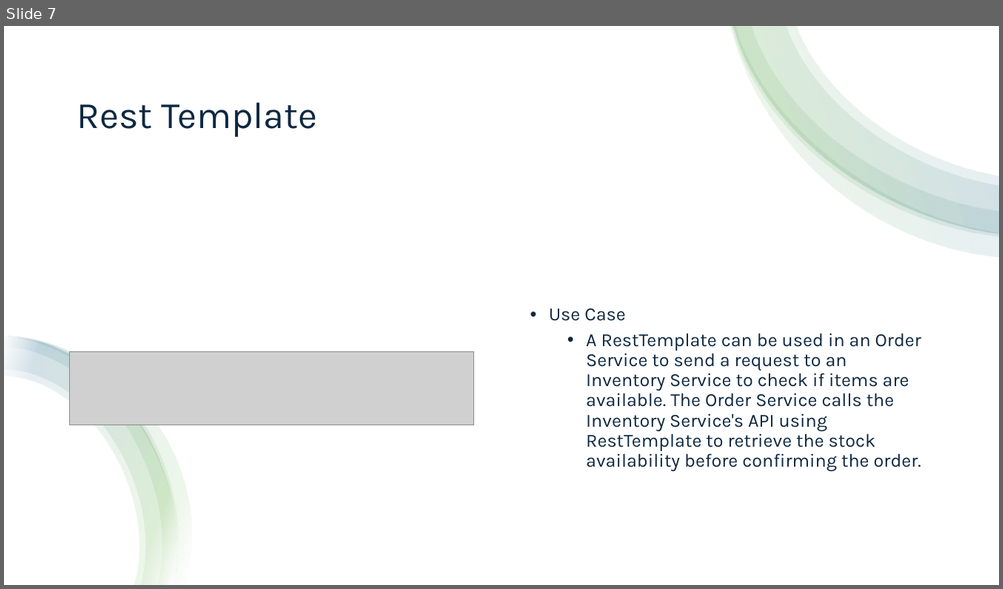
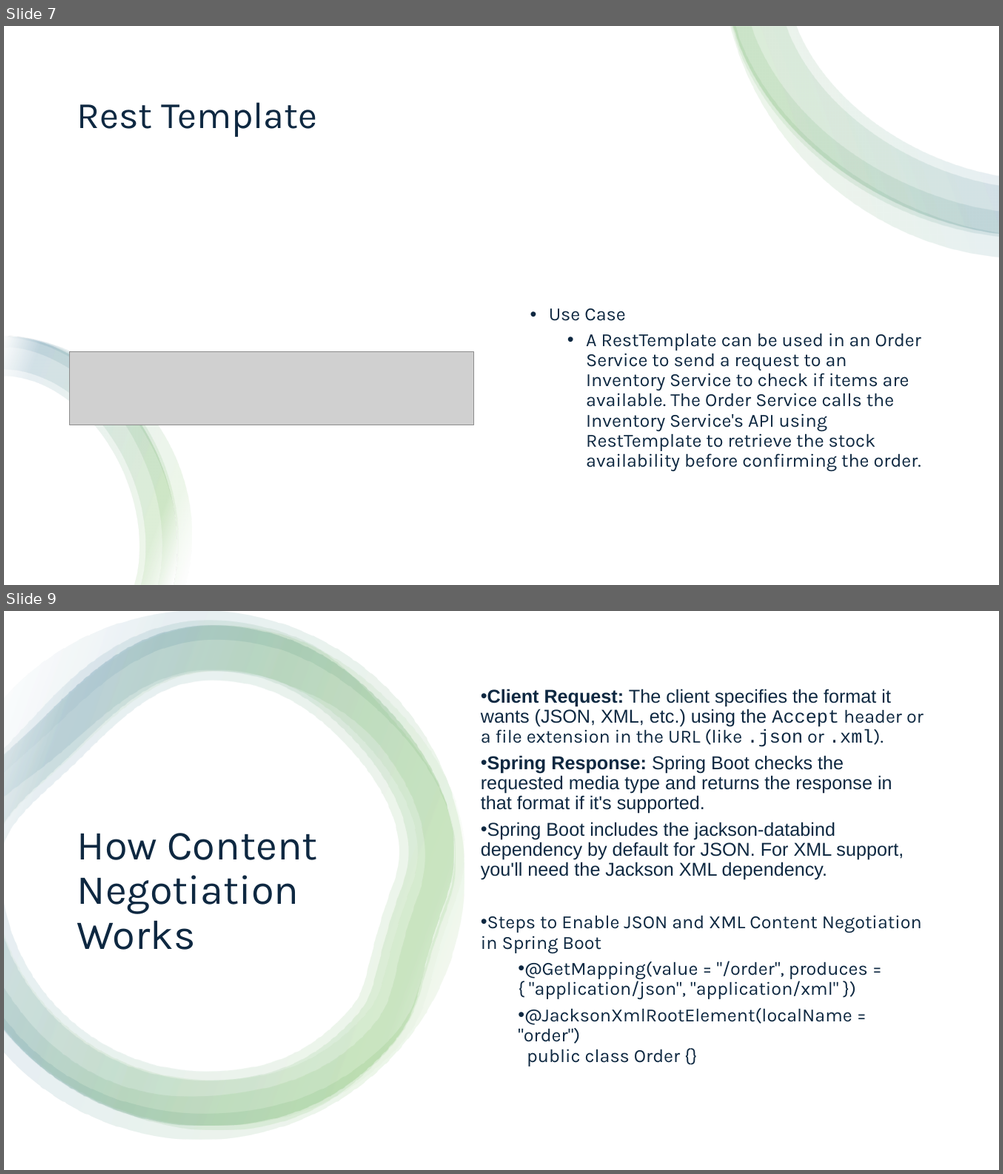
Before and after one commit to aprabhat/spring_boot_microservice, a slide deck: spring_boot.pptx. Shown one above the other, each under a label of ours: slide 7 before the commit, slides 7 and 9 after it; the slides between them are not shown. The pictures are 1003x589 and 1003x1174 pixels, drawn with LibreOffice and Linux fonts; fonts in the diff are those of the drawing; grey boxes stand for pictures. Boxes give left, top, right and bottom in pixels: in the first picture for what was removed or moved away, otherwise in the second. Text is boxed around its words. In the diff, an @@ line names an element or a change of style, - is before the commit and + after.

Commit message:
updated for content negotiation

```diff
--- a/spring_boot.pptx
+++ b/spring_boot.pptx
@@ slide 9 added at (4, 611, 999, 1170), background #FFFFFF @@
@@ rectangle added at (4, 611, 999, 1170), fill #FFFFFF @@
@@ group added at (4, 611, 464, 1140): 5 freeform shapes @@
@@ text added at (481, 689, 923, 1067), 18 pt, text #0E2841 @@
+• Client Request: The client specifies the format it wants (JSON, XML, etc.) using the Accept header or a file extension in the URL (like .json or .xml).
+• Spring Response: Spring Boot checks the requested media type and returns the response in that format if it's supported.
+• Spring Boot includes the jackson-databind dependency by default for JSON. For XML support, you'll need the Jackson XML dependency.
+• Steps to Enable JSON and XML Content Negotiation in Spring Boot
+  • @GetMapping(value = "/order", produces = { "application/json", "application/xml" })
+  • @JacksonXmlRootElement(localName = "order")
+    public class Order {}
@@ title added at (77, 833, 318, 950), 40 pt, text #0E2841 @@
+How Content Negotiation Works
```
Also in this commit, not shown: 1 other slide added, 5 other files.
